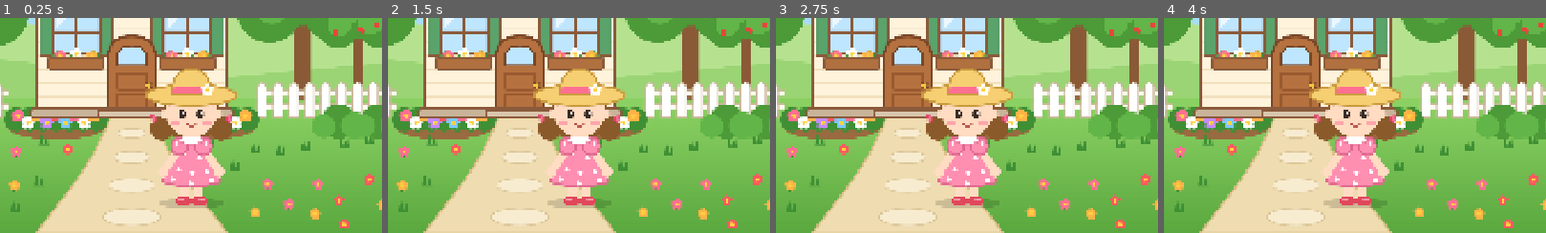
Above: before the commit, frames 1-4 (left to right).
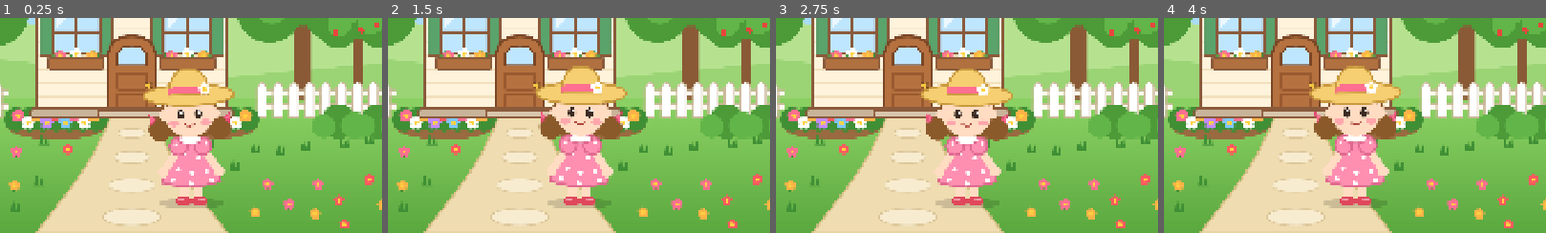
Above: after the commit, the same moments.

Repository: emirsalihgmrk/small-town
Game: Godot game, scene res://scenes/main/home.tscn
The game is run twice, just before and just after one commit, with the same random seed, the same clock (stepped at 60 frames per second) and the same inputs.
Inputs (mouse positions are % of the whole screen's width and height, from its top left):
- Up to frame 1 (0.25 s): no input
- Up to frame 2 (1.5 s): click (8, 19) at 0.5 s; click (8, 50) at 1.25 s
- Up to frame 3 (2.75 s): click (8, 81) at 2 s
- Up to frame 4 (4 s): click (92, 19) at 2.75 s; click (92, 50) at 3.5 s
The pictures show only the part of the screen within x 33-83%, y 50-100%; the shares and areas given below are measured in that part.

The runs differ from the first frame. In frame 1, 1.8% of the frame differs, in the area x 37-62%, y 23-79%; in frame 2, 2.5%, in the area x 38-63%, y 22-79%; in frame 3, 0.7%; in frame 4, 2.3%.

Commit message:
Kız karakteri canlandır ve dokunma altyapısını ekle
- Nefes (ayaktan %2 dikey ölçek, 2.4 sn), gövde sallanması (±1.5°, 3 sn)
  ve hafif baş salınımı; şapka ve örgüler yaylı, gecikmeli salınıyor
- 8-15 sn arayla rastgele bir kolu omuzdan kaldırıp 2-3 kez el sallama
- 3-6 sn arayla göz kırpma (açık/kapalı göz sprite'ı)
- Dokununca kıkırdama sesi, küçük zıplama, kalp/yıldız parçacıkları;
  tepki sürerken gelen dokunuşlar yok sayılıyor
- Yeniden kullanılabilir bileşenler: SwayComponent, PulseComponent,
  SpringFollowComponent (ortak Oscillation yardımcısıyla)
- Merkezi dokunma: TapRouter + Tappable (UI önce alır, sonra öncelik
  ve ekrandaki derinliğe göre en öndeki öge)
- PauseWhenInactive: sahne gizlenince veya uygulama arka plana gidince
  tüm Tween/Timer/_process durur
- Prosedürel kıkırdama sesi (sfx/giggle.ogg)

Co-Authored-By: Claude Opus 5.5 <noreply@anthropic.com>

Diff:
--- a/scenes/entities/girl.tscn
+++ b/scenes/entities/girl.tscn
@@ -16,8 +16,24 @@
 [ext_resource type="Texture2D" path="res://assets/art/character/girl/mouth_open.svg" id="14_mouth_open"]
 [ext_resource type="Texture2D" path="res://assets/art/character/girl/hair_front.svg" id="15_hair_front"]
 [ext_resource type="Texture2D" path="res://assets/art/character/girl/hat.svg" id="16_hat"]
+[ext_resource type="Script" path="res://scripts/entities/girl.gd" id="20_girl"]
+[ext_resource type="Script" path="res://scripts/components/pulse_component.gd" id="21_pulse"]
+[ext_resource type="Script" path="res://scripts/components/sway_component.gd" id="22_sway"]
+[ext_resource type="Script" path="res://scripts/components/spring_follow_component.gd" id="23_spring"]
+[ext_resource type="Script" path="res://scripts/input/tappable.gd" id="24_tappable"]
+[ext_resource type="Texture2D" path="res://assets/art/environment/heart.svg" id="25_heart"]
+[ext_resource type="Texture2D" path="res://assets/art/environment/star.svg" id="26_star"]
+
+[sub_resource type="Curve" id="Curve_pop"]
+_data = [Vector2(0, 0.3), 0.0, 0.0, 0, 0, Vector2(0.15, 1), 0.0, 0.0, 0, 0, Vector2(1, 0.85), 0.0, 0.0, 0, 0]
+point_count = 3
+
+[sub_resource type="Gradient" id="Gradient_fade"]
+offsets = PackedFloat32Array(0, 0.65, 1)
+colors = PackedColorArray(1, 1, 1, 1, 1, 1, 1, 1, 1, 1, 1, 0)
 
 [node name="Girl" type="Node2D"]
+script = ExtResource("20_girl")
 
 [node name="Shadow" type="Sprite2D" parent="."]
 texture = ExtResource("1_shadow")
@@ -143,3 +159,97 @@
 texture = ExtResource("16_hat")
 centered = false
 offset = Vector2(-118, -76)
+
+[node name="Breathe" type="Node" parent="Body"]
+script = ExtResource("21_pulse")
+scale_amount = Vector2(0, 0.02)
+period = 2.4
+
+[node name="Sway" type="Node" parent="Body/Torso"]
+script = ExtResource("22_sway")
+amplitude_degrees = 1.5
+period = 3.0
+
+[node name="Sway" type="Node" parent="Body/Torso/Head"]
+script = ExtResource("22_sway")
+amplitude_degrees = 1.0
+period = 4.2
+
+[node name="Spring" type="Node" parent="Body/Torso/Head/Hat"]
+script = ExtResource("23_spring")
+stiffness = 50.0
+damping = 5.0
+rotation_inertia = 4.0
+acceleration_influence = Vector2(4e-05, 2e-05)
+max_angle_degrees = 10.0
+
+[node name="Spring" type="Node" parent="Body/Torso/HeadBack/PigtailL"]
+script = ExtResource("23_spring")
+stiffness = 45.0
+damping = 4.5
+rotation_inertia = 4.0
+acceleration_influence = Vector2(5e-05, -8e-05)
+max_angle_degrees = 14.0
+
+[node name="Spring" type="Node" parent="Body/Torso/HeadBack/PigtailR"]
+script = ExtResource("23_spring")
+stiffness = 45.0
+damping = 4.5
+rotation_inertia = 4.0
+acceleration_influence = Vector2(5e-05, 8e-05)
+max_angle_degrees = 14.0
+
+[node name="TapArea" type="Node2D" parent="."]
+script = ExtResource("24_tappable")
+area = Rect2(-100, -345, 200, 360)
+priority = 10
+
+[node name="Hearts" type="CPUParticles2D" parent="."]
+position = Vector2(0, -320)
+emitting = false
+amount = 4
+lifetime = 1.1
+one_shot = true
+explosiveness = 0.85
+local_coords = false
+texture = ExtResource("25_heart")
+emission_shape = 1
+emission_sphere_radius = 50.0
+direction = Vector2(0, -1)
+spread = 70.0
+gravity = Vector2(0, 120)
+initial_velocity_min = 160.0
+initial_velocity_max = 240.0
+damping_min = 40.0
+damping_max = 60.0
+angle_min = -20.0
+angle_max = 20.0
+scale_amount_min = 0.6
+scale_amount_max = 0.9
+scale_amount_curve = SubResource("Curve_pop")
+color_ramp = SubResource("Gradient_fade")
+
+[node name="Stars" type="CPUParticles2D" parent="."]
+position = Vector2(0, -320)
+emitting = false
+amount = 3
+lifetime = 1.1
+one_shot = true
+explosiveness = 0.85
+local_coords = false
+texture = ExtResource("26_star")
+emission_shape = 1
+emission_sphere_radius = 50.0
+direction = Vector2(0, -1)
+spread = 70.0
+gravity = Vector2(0, 120)
+initial_velocity_min = 160.0
+initial_velocity_max = 240.0
+damping_min = 40.0
+damping_max = 60.0
+angle_min = -20.0
+angle_max = 20.0
+scale_amount_min = 0.6
+scale_amount_max = 0.9
+scale_amount_curve = SubResource("Curve_pop")
+color_ramp = SubResource("Gradient_fade")
--- a/scenes/main/home.tscn
+++ b/scenes/main/home.tscn
@@ -27,6 +27,8 @@
 [ext_resource type="PackedScene" path="res://scenes/ui/icons/market_icon.tscn" id="25_market_icon"]
 [ext_resource type="PackedScene" path="res://scenes/ui/icons/bakery_icon.tscn" id="26_bakery_icon"]
 [ext_resource type="Script" path="res://scripts/home/home_ambience.gd" id="ambience_script"]
+[ext_resource type="Script" path="res://scripts/input/tap_router.gd" id="tap_router_script"]
+[ext_resource type="Script" path="res://scripts/components/pause_when_inactive.gd" id="pause_script"]
 
 [node name="Home" type="Node2D"]
 
@@ -417,6 +419,12 @@
 
 [node name="Girl" parent="World" instance=ExtResource("19_girl")]
 position = Vector2(1110, 1000)
+
+[node name="PauseWhenInactive" type="Node" parent="."]
+script = ExtResource("pause_script")
+
+[node name="TapRouter" type="Node" parent="."]
+script = ExtResource("tap_router_script")
 
 [node name="Ambience" type="Node" parent="."]
 script = ExtResource("ambience_script")
--- /dev/null
+++ b/scripts/components/oscillation.gd
@@ -0,0 +1,19 @@
+class_name Oscillation
+extends RefCounted
+## Bileşenlerin ortak kullandığı yardımcı: bir özelliği iki değer arasında sonsuz,
+## sinüs yumuşatmalı gidip-gelme hareketiyle oynatan Tween kurar.
+
+
+## Tween, owner düğümüne bağlıdır; owner işlemezken (gizli sahne, arka plan) kendiliğinden durur.
+## period: tam bir gidiş-dönüş süresi. period_randomness: süreye eklenen ±oran (senkron görünmesin diye).
+static func ping_pong(owner: Node, target: Object, property: NodePath, from: Variant, to: Variant,
+		period: float, period_randomness: float = 0.0, random_phase: bool = true) -> Tween:
+	var half: float = period * (1.0 + randf_range(-period_randomness, period_randomness)) * 0.5
+	target.set_indexed(property, from)
+	var tween: Tween = owner.create_tween().set_loops()
+	tween.set_trans(Tween.TRANS_SINE).set_ease(Tween.EASE_IN_OUT)
+	tween.tween_property(target, property, to, half)
+	tween.tween_property(target, property, from, half)
+	if random_phase:
+		tween.custom_step(randf() * half * 2.0)
+	return tween
--- /dev/null
+++ b/scripts/components/pause_when_inactive.gd
@@ -0,0 +1,34 @@
+class_name PauseWhenInactive
+extends Node
+## Ebeveyn düğümü (ve altındaki tüm Tween, Timer ve _process'leri) ebeveyn gizlendiğinde ya da
+## uygulama arka plana geçtiğinde / odağını kaybettiğinde durdurur; geri gelince kaldığı yerden sürdürür.
+
+var _target: Node
+var _app_active: bool = true
+
+
+func _ready() -> void:
+	process_mode = Node.PROCESS_MODE_ALWAYS
+	_target = get_parent()
+	var canvas_item: CanvasItem = _target as CanvasItem
+	if canvas_item != null:
+		canvas_item.visibility_changed.connect(_refresh)
+	_refresh()
+
+
+func _notification(what: int) -> void:
+	match what:
+		NOTIFICATION_APPLICATION_PAUSED, NOTIFICATION_APPLICATION_FOCUS_OUT:
+			_app_active = false
+			_refresh()
+		NOTIFICATION_APPLICATION_RESUMED, NOTIFICATION_APPLICATION_FOCUS_IN:
+			_app_active = true
+			_refresh()
+
+
+func _refresh() -> void:
+	if _target == null:
+		return
+	var canvas_item: CanvasItem = _target as CanvasItem
+	var visible: bool = canvas_item == null or canvas_item.is_visible_in_tree()
+	_target.process_mode = Node.PROCESS_MODE_INHERIT if _app_active and visible else Node.PROCESS_MODE_DISABLED
--- /dev/null
+++ b/scripts/components/pulse_component.gd
@@ -0,0 +1,20 @@
+class_name PulseComponent
+extends Node
+## Ebeveyn Node2D'nin ölçeğini kendi pivotu etrafında sonsuz, yumuşak bir "nefes" gibi büyütüp küçültür.
+## Pivotu ebeveynin orijini belirler (ör. karakterde ayak noktası).
+
+## Dinlenme ölçeğine eklenecek en büyük oran (0.02 = %2).
+@export var scale_amount: Vector2 = Vector2(0.0, 0.02)
+## Tam bir büyüme-küçülme döngüsünün süresi.
+@export_range(0.1, 30.0, 0.1, "suffix:s") var period: float = 2.4
+@export_range(0.0, 1.0, 0.01) var period_randomness: float = 0.0
+@export var random_phase: bool = true
+
+
+func _ready() -> void:
+	var target: Node2D = get_parent() as Node2D
+	if target == null:
+		push_warning("PulseComponent bir Node2D'nin altında olmalı: %s" % get_path())
+		return
+	Oscillation.ping_pong(self, target, ^"scale", target.scale, target.scale * (Vector2.ONE + scale_amount),
+			period, period_randomness, random_phase)
--- /dev/null
+++ b/scripts/components/spring_follow_component.gd
@@ -0,0 +1,59 @@
+class_name SpringFollowComponent
+extends Node
+## Ebeveyn Node2D'ye (şapka, saç örgüsü...) ikincil hareket verir: bağlı olduğu düğüm dönünce
+## ya da ivmelenince geriden gelir, sonra yaylanarak yerine oturur. Pivotu ebeveynin orijini belirler.
+
+## Yay sertliği: büyüdükçe parça yerine daha çabuk döner.
+@export_range(1.0, 400.0, 0.5) var stiffness: float = 60.0
+## Sönüm: büyüdükçe salınım daha çabuk biter.
+@export_range(0.0, 40.0, 0.1) var damping: float = 6.0
+## Bağlı düğüm döndüğünde parçanın geride kalma çarpanı (1 = dünyada sabit kalır, büyük değer abartır).
+@export_range(0.0, 10.0, 0.1) var rotation_inertia: float = 3.0
+## İvmenin açıya etkisi (radyan / (px/s²)), eksen başına. Sol ve sağ örgüde dikey değer zıt işaretli olmalı.
+@export var acceleration_influence: Vector2 = Vector2(0.00004, 0.0)
+@export_range(0.0, 45.0, 0.5, "suffix:°") var max_angle_degrees: float = 12.0
+
+var _target: Node2D
+var _anchor: Node2D
+var _rest_rotation: float = 0.0
+var _angle: float = 0.0
+var _angular_velocity: float = 0.0
+var _previous_anchor_rotation: float = 0.0
+var _previous_position: Vector2 = Vector2.ZERO
+var _previous_velocity: Vector2 = Vector2.ZERO
+var _primed: bool = false
+
+
+func _ready() -> void:
+	_target = get_parent() as Node2D
+	_anchor = _target.get_parent() as Node2D if _target != null else null
+	if _anchor == null:
+		push_warning("SpringFollowComponent, başka bir Node2D'ye bağlı bir Node2D'nin altında olmalı: %s" % get_path())
+		set_process(false)
+		return
+	_rest_rotation = _target.rotation
+
+
+func _process(delta: float) -> void:
+	if delta <= 0.0:
+		return
+	var anchor_rotation: float = _anchor.global_rotation
+	var position: Vector2 = _target.global_position
+	if not _primed:
+		_previous_anchor_rotation = anchor_rotation
+		_previous_position = position
+		_primed = true
+		return
+	var velocity: Vector2 = (position - _previous_position) / delta
+	var acceleration: Vector2 = (velocity - _previous_velocity) / delta
+	var turn: float = wrapf(anchor_rotation - _previous_anchor_rotation, -PI, PI)
+	_previous_anchor_rotation = anchor_rotation
+	_previous_position = position
+	_previous_velocity = velocity
+
+	_angle -= turn * rotation_inertia
+	var push: float = acceleration.x * acceleration_influence.x + acceleration.y * acceleration_influence.y
+	_angular_velocity += (-stiffness * (_angle + push) - damping * _angular_velocity) * delta
+	var max_angle: float = deg_to_rad(max_angle_degrees)
+	_angle = clampf(_angle + _angular_velocity * delta, -max_angle, max_angle)
+	_target.rotation = _rest_rotation + _angle
--- /dev/null
+++ b/scripts/components/sway_component.gd
@@ -0,0 +1,22 @@
+class_name SwayComponent
+extends Node
+## Ebeveyn Node2D'yi kendi pivotu etrafında sonsuz, yumuşak bir salınımla sağa sola döndürür
+## (gövde sallanması, rüzgârdaki ağaç...). Pivotu ebeveynin orijini belirler.
+
+@export_range(0.0, 30.0, 0.1, "suffix:°") var amplitude_degrees: float = 1.0
+## Tam bir sağ-sol-sağ salınımının süresi.
+@export_range(0.1, 30.0, 0.1, "suffix:s") var period: float = 3.0
+## Süreye eklenen rastgele ±oran; aynı bileşeni taşıyan ögeler senkron görünmesin.
+@export_range(0.0, 1.0, 0.01) var period_randomness: float = 0.0
+## Açıksa salınım rastgele bir fazdan başlar.
+@export var random_phase: bool = true
+
+
+func _ready() -> void:
+	var target: Node2D = get_parent() as Node2D
+	if target == null:
+		push_warning("SwayComponent bir Node2D'nin altında olmalı: %s" % get_path())
+		return
+	var amplitude: float = deg_to_rad(amplitude_degrees)
+	Oscillation.ping_pong(self, target, ^"rotation", target.rotation - amplitude, target.rotation + amplitude,
+			period, period_randomness, random_phase)
--- /dev/null
+++ b/scripts/entities/girl.gd
@@ -0,0 +1,136 @@
+class_name Girl
+extends Node2D
+## Ana ekrandaki kız karakter: ara ara el sallar, göz kırpar, dokununca kıkırdayıp zıplar.
+## Sürekli nefes, gövde/baş sallanması ve şapka/örgü salınımı sahnedeki bileşenlerle yapılır
+## (PulseComponent, SwayComponent, SpringFollowComponent).
+
+const BLINK_CLOSED_TIME: float = 0.12
+const WAVE_RAISE_TIME: float = 0.45
+const WAVE_SWING_TIME: float = 0.22
+const WAVE_LOWER_TIME: float = 0.8
+const JUMP_UP_TIME: float = 0.16
+const JUMP_DOWN_TIME: float = 0.2
+const REACTION_TIME: float = 0.7
+## Sol kol (aynalanmamış) pozitif, sağ kol (scale.x = -1) negatif açıyla yukarı kalkar.
+const ARM_RAISE_SIGN: Array[float] = [1.0, -1.0]
+const SCREEN_WIDTH: float = 1920.0
+const MAX_SOUND_PAN: float = 0.6
+
+@export_group("El sallama")
+@export_range(1.0, 60.0, 0.5, "suffix:s") var wave_interval_min: float = 8.0
+@export_range(1.0, 60.0, 0.5, "suffix:s") var wave_interval_max: float = 15.0
+## Kolun omuzdan kalkma açısı; daha büyüğünde el başın arkasına geçer.
+@export_range(0.0, 180.0, 1.0, "suffix:°") var wave_raise_degrees: float = 100.0
+@export_range(0.0, 45.0, 1.0, "suffix:°") var wave_swing_degrees: float = 12.0
+@export_range(1, 5) var wave_count_min: int = 2
+@export_range(1, 5) var wave_count_max: int = 3
+
+@export_group("Göz kırpma")
+@export_range(0.5, 20.0, 0.1, "suffix:s") var blink_interval_min: float = 3.0
+@export_range(0.5, 20.0, 0.1, "suffix:s") var blink_interval_max: float = 6.0
+
+@export_group("Dokunma")
+@export_range(0.0, 80.0, 1.0, "suffix:px") var jump_height: float = 22.0
+@export_file("*.ogg", "*.wav") var giggle_sound_path: String = "res://assets/audio/sfx/giggle.ogg"
+@export_range(0.0, 0.3, 0.01) var giggle_pitch_variation: float = 0.05
+
+var _waving: bool = false
+var _reacting: bool = false
+var _giggle: AudioStream
+var _blink_timer: Timer
+var _wave_timer: Timer
+
+@onready var _body: Node2D = $Body
+@onready var _arms: Array[Node2D] = [$Body/Torso/ArmL, $Body/Torso/ArmR]
+@onready var _eyes_open: CanvasItem = $Body/Torso/Head/Eyes/Open
+@onready var _eyes_closed: CanvasItem = $Body/Torso/Head/Eyes/Closed
+@onready var _mouth_smile: CanvasItem = $Body/Torso/Head/Mouth/Smile
+@onready var _mouth_open: CanvasItem = $Body/Torso/Head/Mouth/Open
+@onready var _tap_area: Tappable = $TapArea
+@onready var _hearts: CPUParticles2D = $Hearts
+@onready var _stars: CPUParticles2D = $Stars
+
+
+func _ready() -> void:
+	if ResourceLoader.exists(giggle_sound_path):
+		_giggle = load(giggle_sound_path) as AudioStream
+	_tap_area.tapped.connect(_on_tapped)
+	_blink_timer = _make_timer(_blink)
+	_wave_timer = _make_timer(_wave)
+	_restart(_blink_timer, blink_interval_min, blink_interval_max)
+	_restart(_wave_timer, wave_interval_min, wave_interval_max)
+
+
+func _blink() -> void:
+	if not _reacting:
+		_set_eyes_closed(true)
+		var tween: Tween = create_tween()
+		tween.tween_interval(BLINK_CLOSED_TIME)
+		tween.tween_callback(func() -> void:
+			if not _reacting:
+				_set_eyes_closed(false))
+	_restart(_blink_timer, blink_interval_min, blink_interval_max)
+
+
+func _wave() -> void:
+	if _waving:
+		return
+	_waving = true
+	var side: int = randi_range(0, 1)
+	var arm: Node2D = _arms[side]
+	var raised: float = deg_to_rad(wave_raise_degrees) * ARM_RAISE_SIGN[side]
+	var swing: float = deg_to_rad(wave_swing_degrees) * ARM_RAISE_SIGN[side]
+	var tween: Tween = create_tween().set_trans(Tween.TRANS_SINE).set_ease(Tween.EASE_IN_OUT)
+	tween.tween_property(arm, ^"rotation", raised, WAVE_RAISE_TIME).set_ease(Tween.EASE_OUT)
+	for i: int in randi_range(wave_count_min, maxi(wave_count_min, wave_count_max)):
+		tween.tween_property(arm, ^"rotation", raised + swing, WAVE_SWING_TIME)
+		tween.tween_property(arm, ^"rotation", raised - swing, WAVE_SWING_TIME)
+	tween.tween_property(arm, ^"rotation", 0.0, WAVE_LOWER_TIME)
+	tween.tween_callback(func() -> void:
+		_waving = false
+		_restart(_wave_timer, wave_interval_min, wave_interval_max))
+
+
+## Tepki sürerken gelen dokunuşlar yok sayılır; animasyonlar üst üste binmez.
+func _on_tapped(_global_tap_position: Vector2) -> void:
+	if _reacting:
+		return
+	_reacting = true
+	var pan: float = clampf((global_position.x / SCREEN_WIDTH) * 2.0 - 1.0, -1.0, 1.0) * MAX_SOUND_PAN
+	AudioManager.play_sfx(_giggle, AudioManager.BUS_SFX, 0.0,
+			1.0 + randf_range(-giggle_pitch_variation, giggle_pitch_variation), pan)
+	_hearts.restart()
+	_stars.restart()
+	_set_eyes_closed(true)
+	_set_mouth_open(true)
+	var jump: Tween = create_tween()
+	jump.tween_property(_body, ^"position:y", -jump_height, JUMP_UP_TIME).set_trans(Tween.TRANS_QUAD).set_ease(Tween.EASE_OUT)
+	jump.tween_property(_body, ^"position:y", 0.0, JUMP_DOWN_TIME).set_trans(Tween.TRANS_BOUNCE).set_ease(Tween.EASE_OUT)
+	var face: Tween = create_tween()
+	face.tween_interval(REACTION_TIME)
+	face.tween_callback(func() -> void:
+		_set_eyes_closed(false)
+		_set_mouth_open(false)
+		_reacting = false)
+
+
+func _set_eyes_closed(closed: bool) -> void:
+	_eyes_open.visible = not closed
+	_eyes_closed.visible = closed
+
+
+func _set_mouth_open(open: bool) -> void:
+	_mouth_smile.visible = not open
+	_mouth_open.visible = open
+
+
+func _make_timer(on_timeout: Callable) -> Timer:
+	var timer: Timer = Timer.new()
+	timer.one_shot = true
+	timer.timeout.connect(on_timeout)
+	add_child(timer)
+	return timer
+
+
+func _restart(timer: Timer, min_seconds: float, max_seconds: float) -> void:
+	timer.start(randf_range(min_seconds, maxf(min_seconds, max_seconds)))
--- /dev/null
+++ b/scripts/input/tap_router.gd
@@ -0,0 +1,26 @@
+class_name TapRouter
+extends Node
+## Sahnedeki dokunulabilir ögeler için tek giriş noktası.
+## Arayüz (bölüm kartları) dokunuşu önce alır; kalan dokunuşta noktayı içeren Tappable'lardan
+## önceliği en yüksek olan, eşitlikte ekranda en aşağıda (en önde) duran seçilir.
+
+
+func _unhandled_input(event: InputEvent) -> void:
+	var touch: InputEventScreenTouch = event as InputEventScreenTouch
+	if touch == null or not touch.pressed:
+		return
+	var point: Vector2 = get_viewport().get_canvas_transform().affine_inverse() * touch.position
+	var best: Tappable = null
+	for node: Node in get_tree().get_nodes_in_group(Tappable.GROUP):
+		var candidate: Tappable = node as Tappable
+		if candidate != null and candidate.contains(point) and (best == null or _is_in_front(candidate, best)):
+			best = candidate
+	if best != null:
+		get_viewport().set_input_as_handled()
+		best.tap(point)
+
+
+func _is_in_front(a: Tappable, b: Tappable) -> bool:
+	if a.priority != b.priority:
+		return a.priority > b.priority
+	return a.global_position.y > b.global_position.y
--- /dev/null
+++ b/scripts/input/tappable.gd
@@ -0,0 +1,37 @@
+@tool
+class_name Tappable
+extends Node2D
+## Dokunulabilir alan. Dokunuşları kendisi dinlemez; TapRouter, üst üste binen alanlar arasından
+## en öndekini seçip yalnızca ona tapped sinyalini gönderir. Alan editörde yarı saydam görünür.
+
+signal tapped(global_tap_position: Vector2)
+
+const GROUP: StringName = &"tappable"
+const EDITOR_COLOR: Color = Color(1.0, 0.4, 0.7, 0.25)
+
+## Bu düğüme göre yerel dokunma dikdörtgeni.
+@export var area: Rect2 = Rect2(-50.0, -50.0, 100.0, 100.0):
+	set(value):
+		area = value
+		queue_redraw()
+## Üst üste binmede büyük olan kazanır (karakter/hayvan > ağaç/ev). Eşitlikte ekranda aşağıdaki öndedir.
+@export var priority: int = 0
+@export var enabled: bool = true
+
+
+func _enter_tree() -> void:
+	add_to_group(GROUP)
+
+
+func contains(global_point: Vector2) -> bool:
+	return enabled and is_visible_in_tree() and area.has_point(to_local(global_point))
+
+
+## TapRouter tarafından çağrılır.
+func tap(global_point: Vector2) -> void:
+	tapped.emit(global_point)
+
+
+func _draw() -> void:
+	if Engine.is_editor_hint():
+		draw_rect(area, EDITOR_COLOR)
Not shown, added: assets/audio/sfx/giggle.ogg.import
Not shown, added: scripts/components/oscillation.gd.uid
Not shown, added: scripts/components/pause_when_inactive.gd.uid
Not shown, added: scripts/components/pulse_component.gd.uid
Not shown, added: scripts/components/spring_follow_component.gd.uid
Not shown, added: scripts/components/sway_component.gd.uid
Not shown, added: scripts/entities/girl.gd.uid
Not shown, added: scripts/input/tap_router.gd.uid
Not shown, added: scripts/input/tappable.gd.uid
Not shown, added: assets/audio/sfx/giggle.ogg
